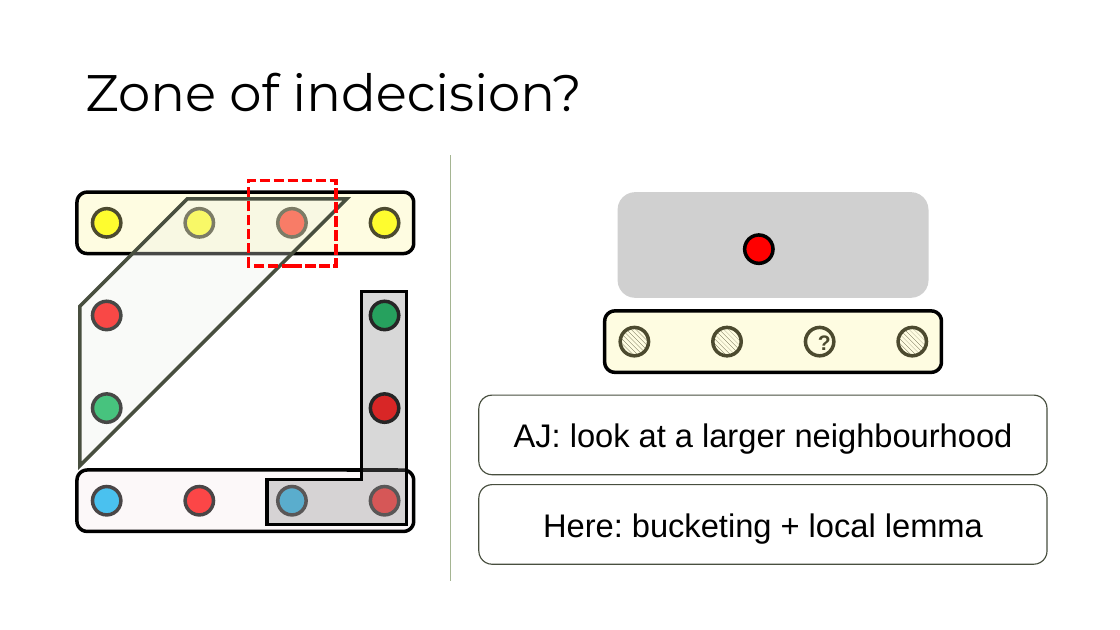
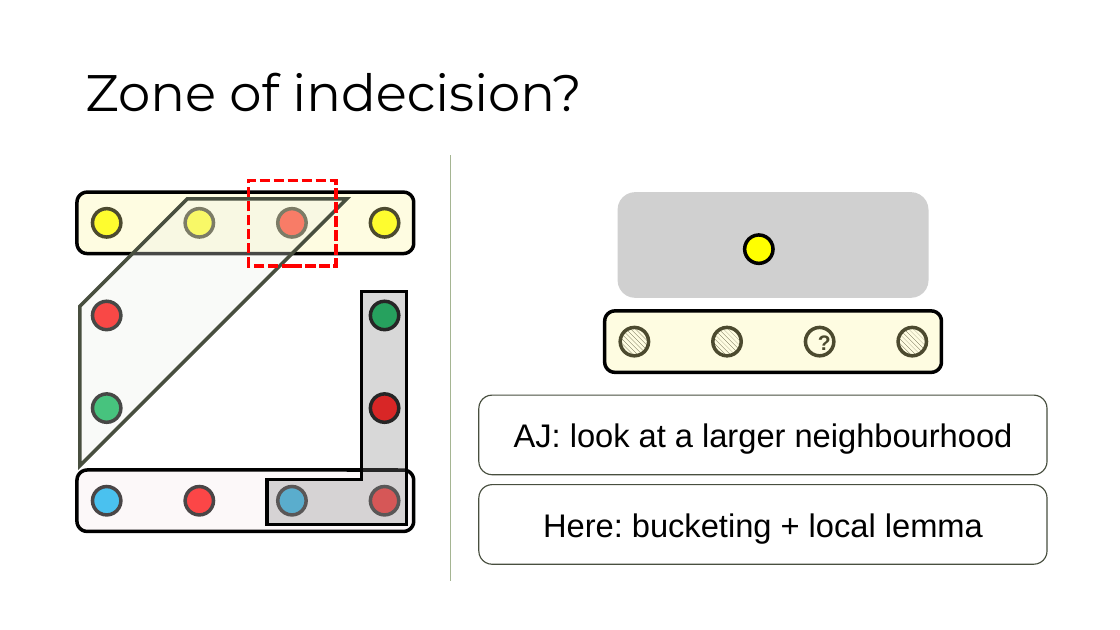
Before and after one commit to pw384/pw384.github.io, a slide deck: slide 50 of assets/slides/cttp_barc.pptx. Drawn at 1120x630 pixels with LibreOffice and Linux fonts; fonts in the diff are those of the drawing; grey boxes stand for pictures. Boxes give left, top, right and bottom in pixels: in the first picture for what was removed or moved away, otherwise in the second. Text is boxed around its words. In the diff, an @@ line names an element or a change of style, - is before the commit and + after.

```diff
--- a/assets/slides/cttp_barc.pptx
+++ b/assets/slides/cttp_barc.pptx
@@ ellipse at <box>745,235,774,264</box>: fill #FF0000 to #FFFF00 @@
```
Also in this commit, not shown: 1 other file.
